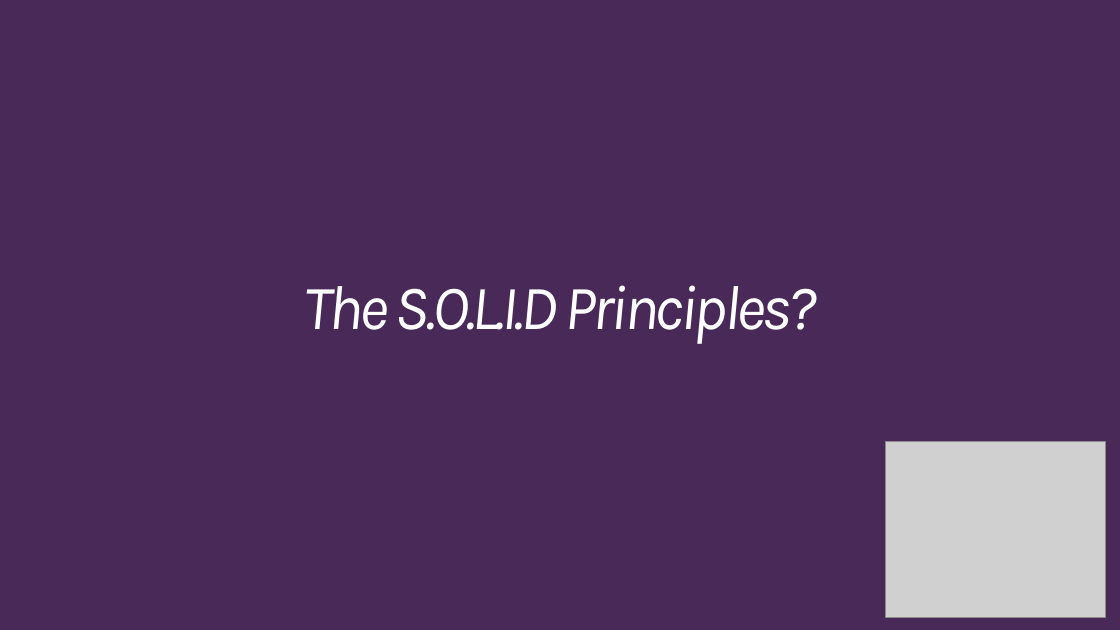
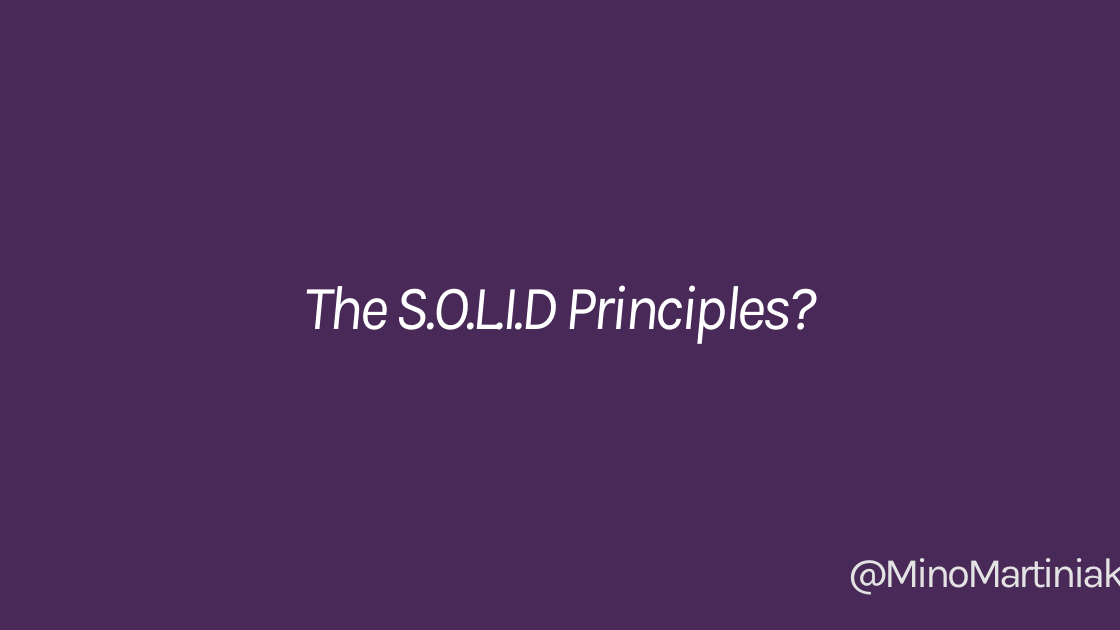
Before and after one commit to Burgyn/SOLID-Principles, a slide deck: slide 1 of SOLIDPrinciples4Kros.pptx. Drawn at 1120x630 pixels with LibreOffice and Linux fonts; fonts in the diff are those of the drawing; grey boxes stand for pictures. Boxes give left, top, right and bottom in pixels: in the first picture for what was removed or moved away, otherwise in the second. Text is boxed around its words. In the diff, an @@ line names an element or a change of style, - is before the commit and + after.

```diff
--- a/SOLIDPrinciples4Kros.pptx
+++ b/SOLIDPrinciples4Kros.pptx
@@ picture removed at [886,441,1105,617] @@
@@ text added at [849,558,1120,595], 36 pt, text gradient #969696 to #E3E3E3 to #FFFFFF @@
+@MinoMartiniak
```
Also in this commit, not shown: 2 other slides changed, 4 slides added, 14 slides removed, 1 other file.
